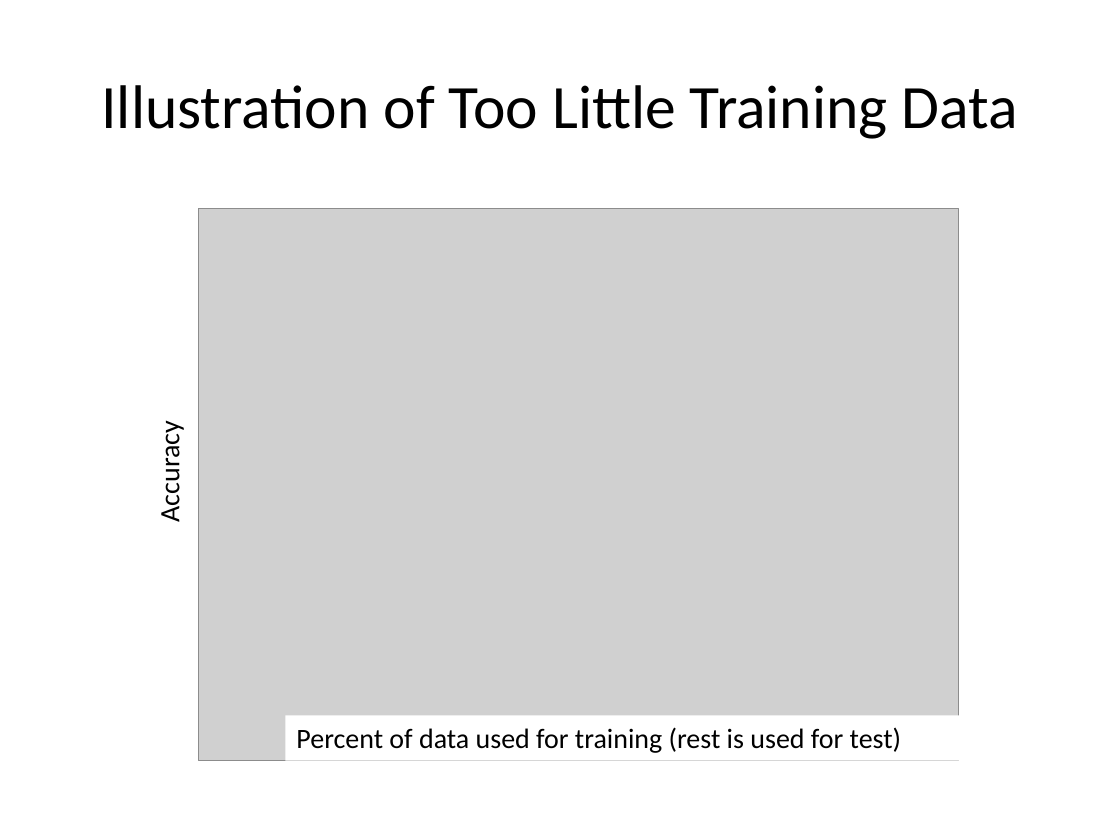
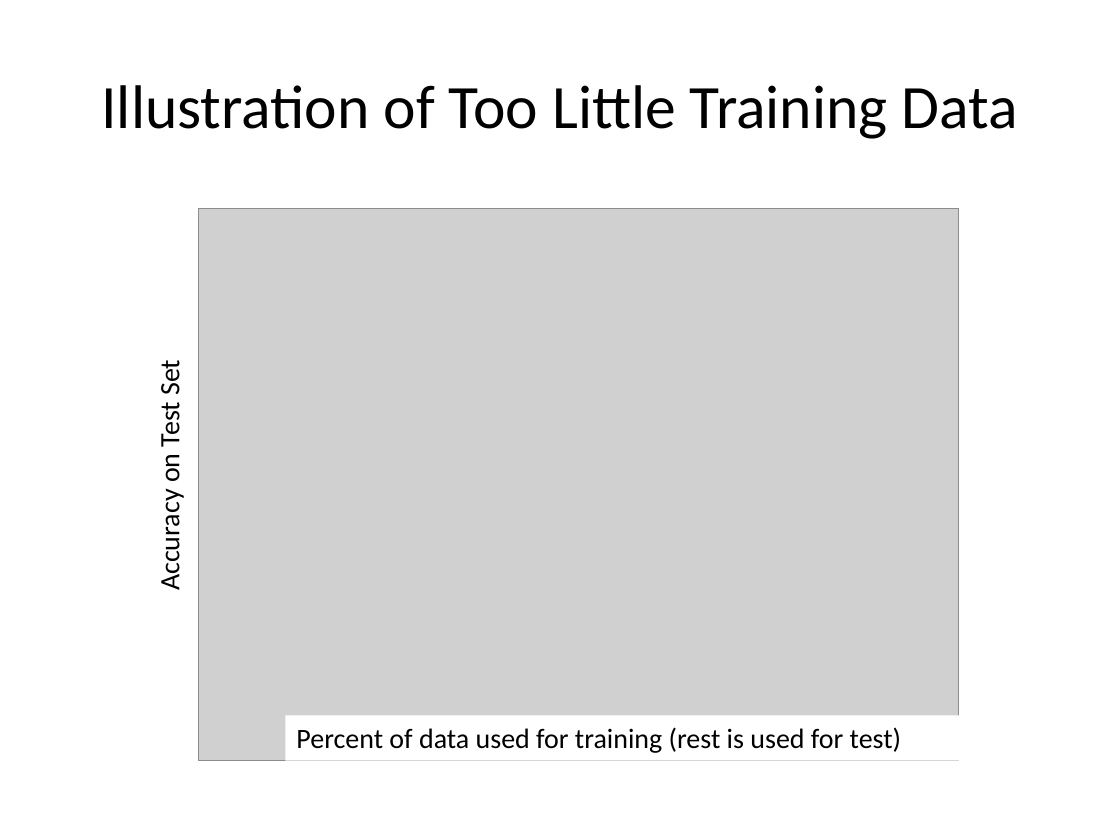
Before and after one commit to paulruvolo/DataScienceMaterials, a slide deck: slide 24 of machine_learning_lecture_1/slides_ml_01.pptx (slide 23 before the commit). Drawn at 1120x840 pixels with LibreOffice and Linux fonts; fonts in the diff are those of the drawing; grey boxes stand for pictures. Boxes give left, top, right and bottom in pixels: in the first picture for what was removed or moved away, otherwise in the second. Text is boxed around its words. In the diff, an @@ line names an element or a change of style, - is before the commit and + after.

Commit message:
added slides

```diff
--- a/machine_learning_lecture_1/slides_ml_01.pptx
+++ b/machine_learning_lecture_1/slides_ml_01.pptx
@@ rectangle "Accuracy on Test Set": place and size @@
-rectangle "Accuracy on Test Set" at (146,208,190,533)
+rectangle "Accuracy on Test Set" at (146,277,190,601)
@@ text in rectangle at (153,363,187,588): text changed @@
-Accuracy
+Accuracy on Test Set
```
Also in this commit, not shown: 1 slide added.
